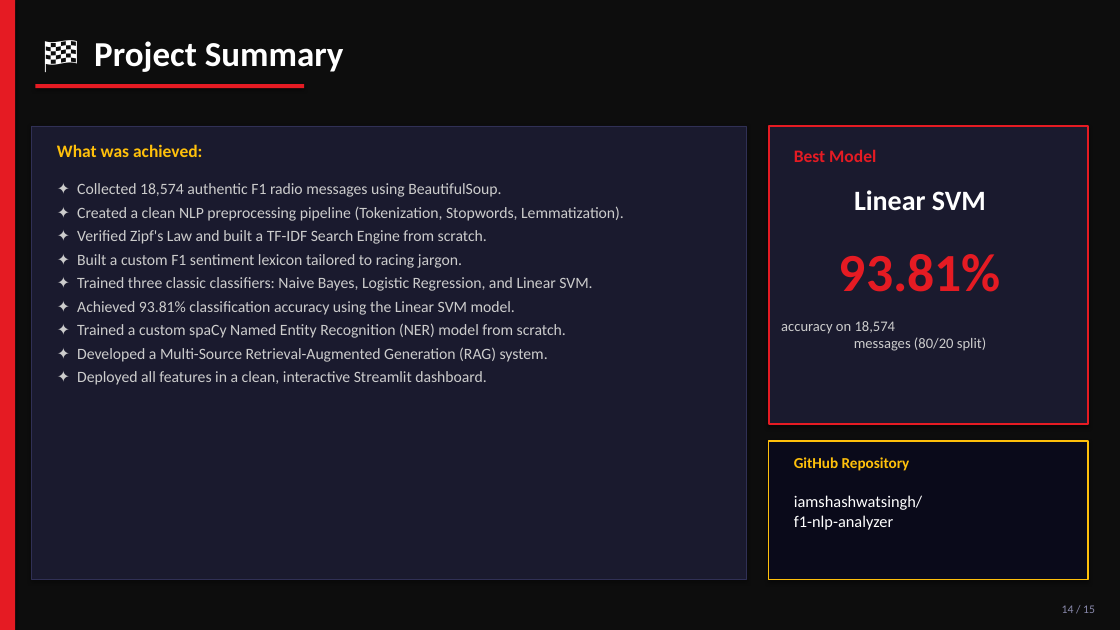
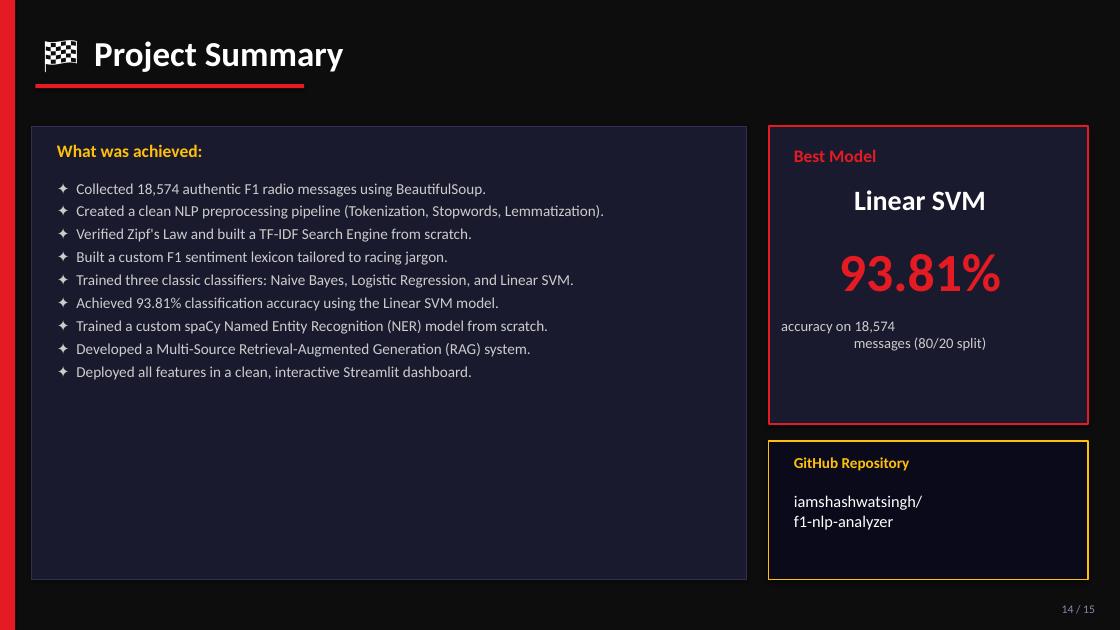
Before and after one commit to iamshashwatsingh/f1-nlp-analyzer, a slide deck: slide 14 of f1_nlp_presentation.pptx. Drawn at 1120x630 pixels with LibreOffice and Linux fonts; fonts in the diff are those of the drawing. Boxes give left, top, right and bottom in pixels: in the first picture for what was removed or moved away, otherwise in the second. Text is boxed around its words. In the diff, an @@ line names an element or a change of style, - is before the commit and + after.

```diff
--- a/f1_nlp_presentation.pptx
+++ b/f1_nlp_presentation.pptx
@@ text "✦ Collected 18,574 authentic F1 ..." at [76,183,604,380]: size 13.5 to 13 pt @@
```
Also in this commit, not shown: 9 other slides changed, 3 slides added, 3 slides removed.
